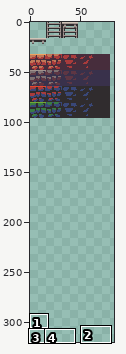
One commit to this sprite sheet: res/long-level/tiles.png. The picture above shows the old version from afar; the outline marks the close-up.
Close-up. The starting point:
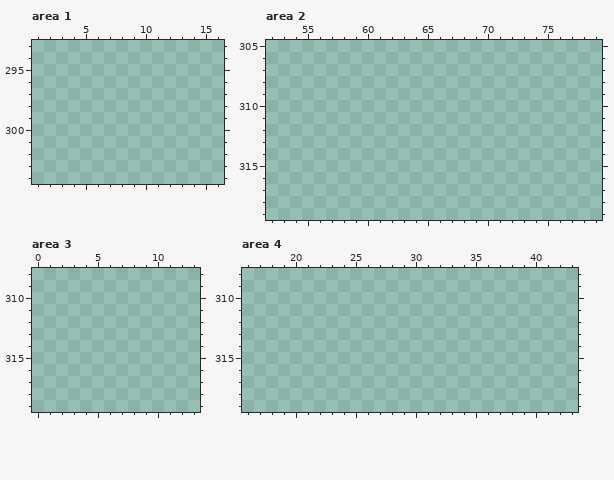
The file is 320x320 pixels. Shown: area 1: x 1..16, y 293..304; area 2: x 52..79, y 305..319; area 3: x 0..13, y 308..319; area 4: x 16..43, y 308..319. The wide view leaves out empty margins. The commit also changed other parts of the picture, which this record leaves out.
New version:
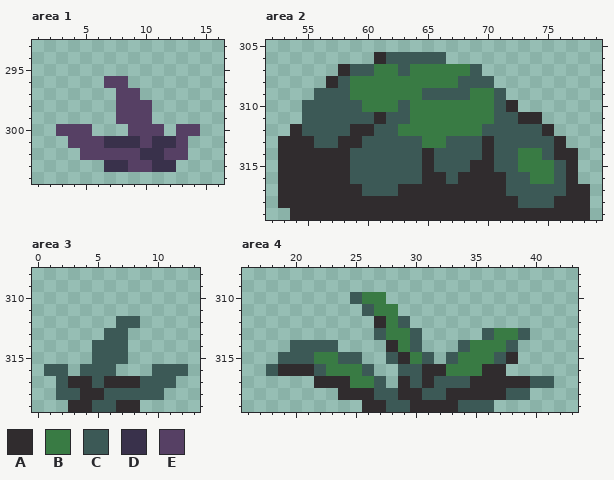
Palette (. is transparent): A #302c2e  B #397b44  C #3c5956  D #39314b  E #564064
What changed:
Area 1:
y 296: x 7..8 .. -> EE
y 297: x 8..9 .. -> EE
y 298..299: x 8..10 ... -> EEE
y 300: x 3..5 ... -> EEE; x 9..11 ... -> EEE; x 13..14 .. -> EE
y 301: x 4..13 .......... -> EEEDDDEDDE
y 302: x 5..13 ......... -> EEEEEDDEE
y 303: x 7..12 ...... -> DDEEDD
Area 2:
y 306: x 61..66 ...... -> ACCCCC
y 307: x 58..69 ............ -> ACCBBCBBBBBC
y 308: x 57..70 .............. -> ACBBBBBBBBBCCC
y 309: x 56..71 ................ -> CCCBBBBBBCCCCBBC
y 310: x 55..72 .................. -> CCCCCBBBCBBBBBBBCA
y 311: x 55..74 .................... -> CCCCCCACCBBBBBBBCCAA
y 312: x 54..75 ...................... -> ACCCCAACCBBBBBBBCCCCCA
y 313: x 53..76 ........................ -> AAACCAACCCCCBBCCCACCCCCA
y 314: x 53..77 ......................... -> AAAAAACCCCCCACCCCACCBBCAA
y 315: x 53..77 ......................... -> AAAAAACCCCCCACCCAACCBBBCA
y 316: x 53..77 ......................... -> AAAAAACCCCCCAACAAAACCBBCA
y 317: x 53..78 .......................... -> AAAAAAACCCAAAAAAAAACCCCCAA
y 318: x 53..78 .......................... -> AAAAAAAAAAAAAAAAAAAACCCAAA
y 319: x 54..78 ......................... -> AAAAAAAAAAAAAAAAAAAAAAAAA
Area 3:
y 312: x 7..8 .. -> CC
y 313: x 6..7 .. -> CC
y 314..315: x 5..7 ... -> CCC
y 316: x 1..2 .. -> CC; x 4..6 ... -> CCC; x 10..12 ... -> CCC
y 317: x 2..11 .......... -> CAACAAACCC
y 318: x 2..10 ......... -> CCAACCCCC
y 319: x 3..8 ...... -> AACCAA
Area 4:
y 310: x 25..27 ... -> CBB
y 311: x 26..28 ... -> CBB
y 312: x 27..29 ... -> ABC
y 313: x 27..30 .... -> CBBC; x 36..39 .... -> CBBC
y 314: x 20..23 .... -> CCCC; x 28..30 ... -> ABC; x 34..38 ..... -> CBBBC
y 315: x 19..25 ....... -> CCCBBCC; x 28..31 .... -> CABC; x 33..38 ...... -> CBBBCA
y 316: x 18..26 ......... -> CAAACBBBC; x 29..37 ......... -> CCAABBBAA
y 317: x 22..27 ...... -> AAABBC; x 29..41 ............. -> ACACCCAAAAACC
y 318: x 24..39 ................ -> AAACCAACCAAAAACC
y 319: x 26..36 ........... -> AACCAAAACCC
Pixel boxes of the changes (left, top, right, bottom) in both close-ups:
added: (56, 76, 200, 172)
added: (278, 52, 590, 220)
added: (44, 316, 188, 412)
added: (266, 292, 554, 412)
